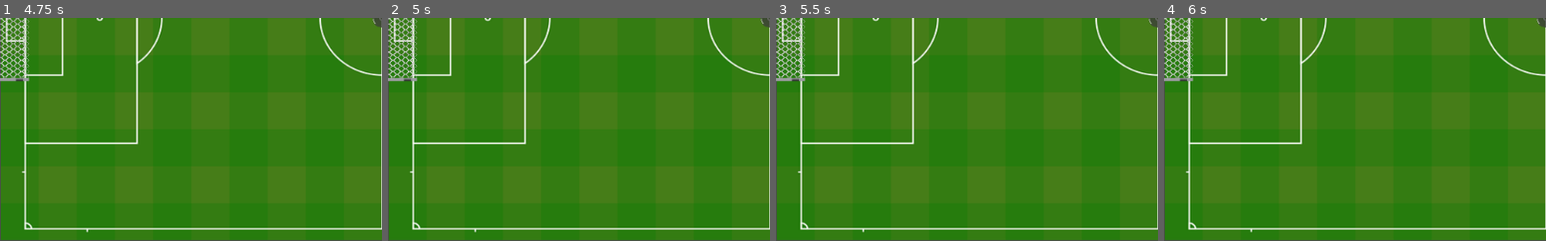
Above: before the commit, frames 1-4 (left to right).
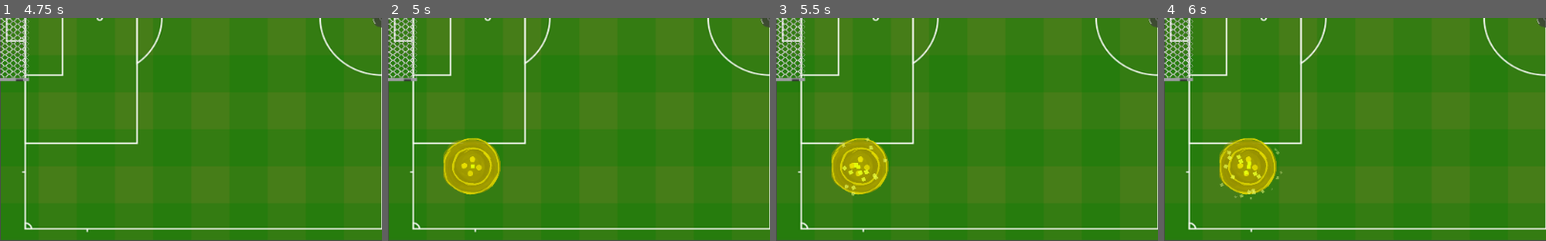
Above: after the commit, the same moments.

Repository: wendeljeske20/CapSoccer
Game: Godot game, scene res://Scenes/Match.tscn
The game is run twice, just before and just after one commit, with the same random seed, the same clock (stepped at 60 frames per second) and the same inputs.
Inputs:
- Up to frame 1 (4.75 s): tap Enter at 0.5, 2, 3.5 s; tap Space at 1.25, 2.75, 4.25 s
- Up to frame 2 (5 s): no input
- Up to frame 3 (5.5 s): no input
- Up to frame 4 (6 s): no input
The pictures show only the part of the screen within x 0-50%, y 50-100%; the shares and areas given below are measured in that part.

Frame 1 is identical in both runs. In frame 2, 3.1% of the frame differs, in the area x 14-30%, y 53-80%; in frame 3, 3.1%; in frame 4, 3.2%, in the area x 14-31%, y 53-82%.
Error in both runs: Attempt to call function 'add_child' in base 'null instance' on a null instance. (res://Scripts/Player.gd:34)

Commit message:
The modifiers are now created in time interval and in random positions.

Diff:
--- a/Scripts/Modifiers/BallModifier.gd
+++ b/Scripts/Modifiers/BallModifier.gd
@@ -3,7 +3,8 @@
 var ball = null
 export(String) var ballPath = 'res://Scenes/Modifiers'
 
-onready var ballManager = get_node("../BallManager")
+onready var ballManager = get_parent()
+onready var modifierManager = get_node("../../ModifiersManager")
 
 func _ready():
 	ball = load(ballPath).instance()
@@ -16,5 +17,6 @@
 	for i in collidingBodies.size():
 		# Checking if it's the ball. Pretty ugly way, but works. *shrug*
 		if "goalScored" in collidingBodies[i].get_node(""):
+			modifierManager.hasModifier = false
 			ballManager.change_ball(ball)
 			get_parent().remove_child(self)
--- a/Scripts/ModifiersManager.gd
+++ b/Scripts/ModifiersManager.gd
@@ -2,7 +2,47 @@
 
 onready var ballManager = get_node("../BallManager")
 
-onready var cap_modifier = load("res://Scenes/Modifiers/Modifier-Cap.tscn").instance()
+onready var capModifierPreload = preload("res://Scenes/Modifiers/Modifier-Cap.tscn")
+onready var buttonModifierPreload = preload("res://Scenes/Modifiers/Modifier-Button.tscn")
+onready var officialModifierPreload = preload("res://Scenes/Modifiers/Modifier-Official.tscn")
+
+onready var spawnInterval = 5;
+onready var nextSpawnInterval = 0;
+onready var hasModifier = false;
+
+onready var modifiers = [
+	capModifierPreload,
+	buttonModifierPreload,
+	officialModifierPreload
+]
+
+onready var spawnPositions = [
+	Vector2(0, 200),
+	Vector2(0, -200),
+	Vector2(-400, 200),
+	Vector2(-400, -200),
+	Vector2(400, 200),
+	Vector2(400, -200)
+]
+
 
 func change_ball(ball):
 	ballManager.change_ball(ball)
+
+
+func _process(delta):
+	if(not hasModifier):
+		nextSpawnInterval += delta
+		if(nextSpawnInterval >= spawnInterval):
+			SpawnModifier()
+			nextSpawnInterval = 0
+
+func SpawnModifier():
+	var random = round(rand_range(-0.4, 2.4))
+	var capModifier = modifiers[random].instance()
+
+	random = round(rand_range(-0.4, 5.4))
+	capModifier.position = spawnPositions[random]
+	#print(random)
+	ballManager.add_child(capModifier)
+	hasModifier = true
Not shown: 2 places in Scenes/Modifiers/Modifier-Official.tscn that only renumber resources
